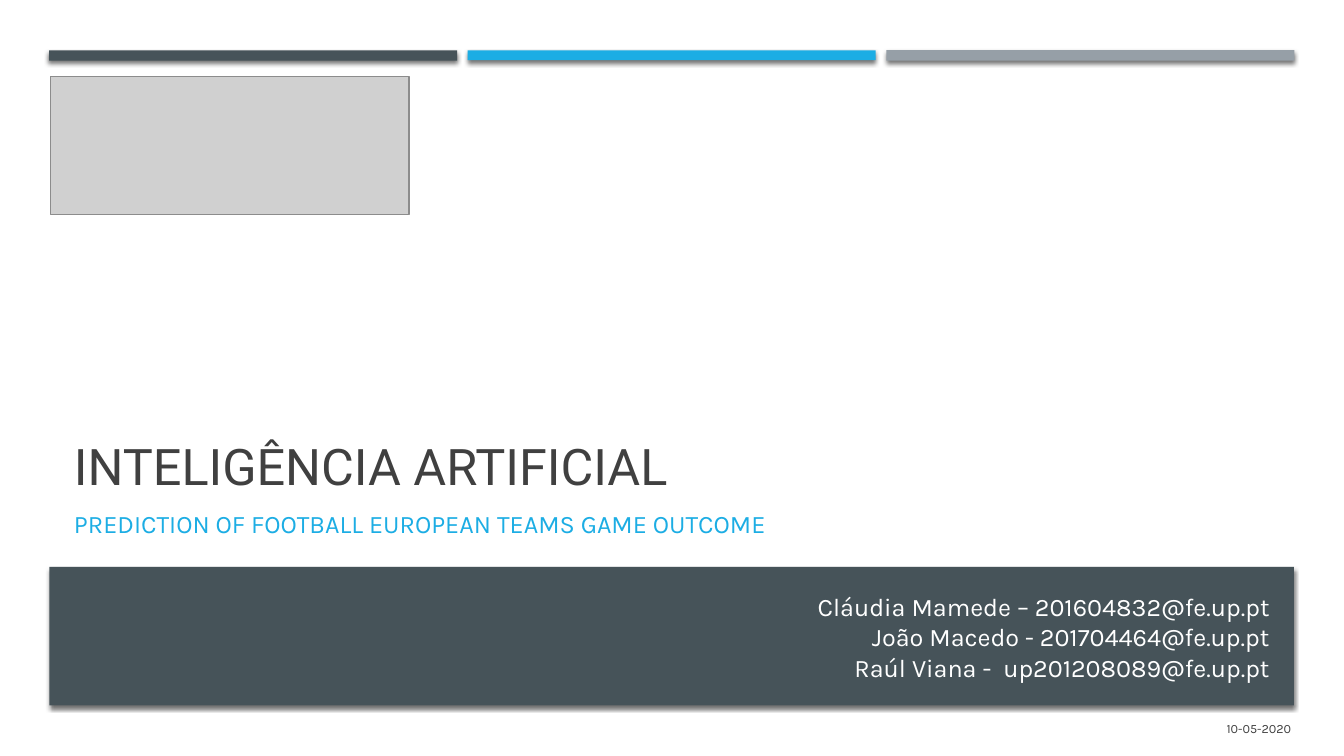
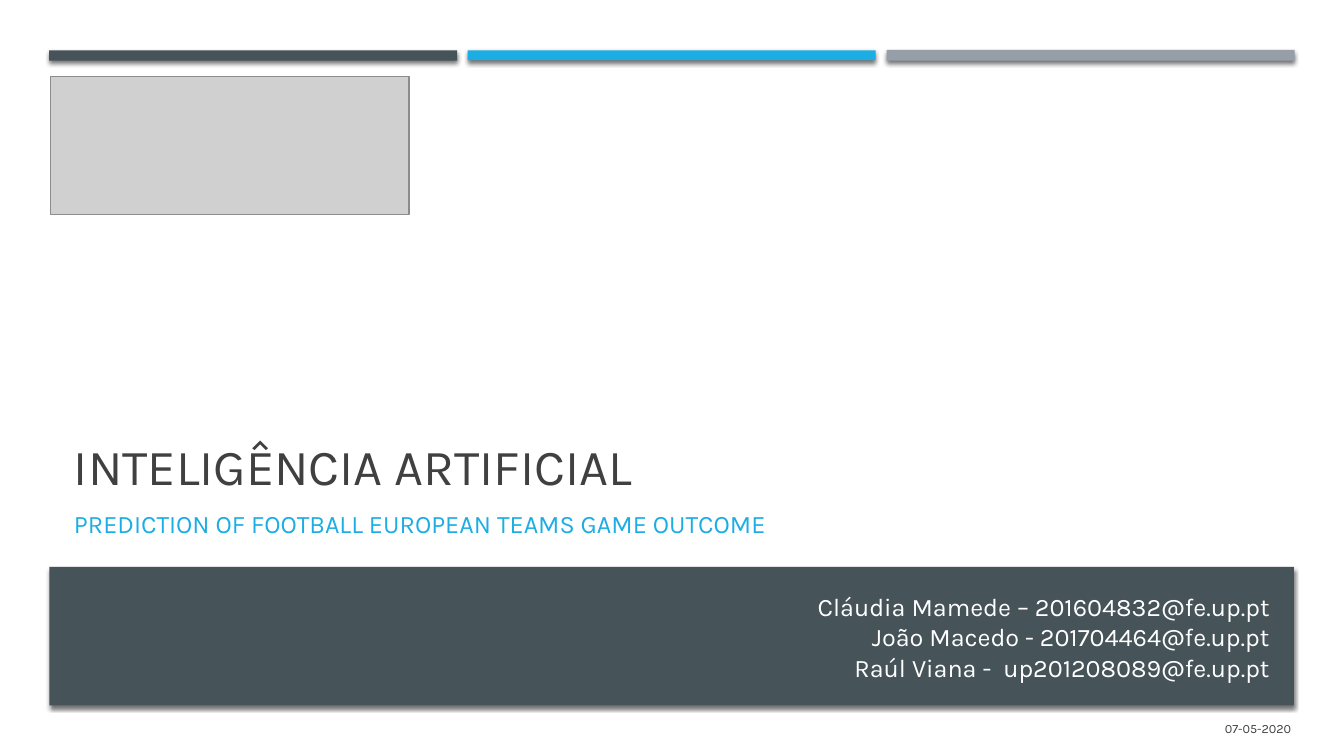
Before and after one commit to j-vm/FEUP_IART_2020, a slide deck: slide 1 of Assigment2/Checkpoint1_trabalho2.pptx. Drawn at 1344x756 pixels with LibreOffice and Linux fonts; fonts in the diff are those of the drawing; grey boxes stand for pictures. Boxes give left, top, right and bottom in pixels: in the first picture for what was removed or moved away, otherwise in the second. Text is boxed around its words. In the diff, an @@ line names an element or a change of style, - is before the commit and + after.

```diff
--- a/Assigment2/Checkpoint1_trabalho2.pptx
+++ b/Assigment2/Checkpoint1_trabalho2.pptx
@@ text "INTELIGÊNCIA ARTIFICIAL" at [74,441,632,486]: font Roboto to Karla @@
@@ text at [1225,725,1291,733]: text changed @@
-10-05-2020
+07-05-2020
```
Also in this commit, not shown: 7 other slides changed, 3 slides added, 3 other files.
